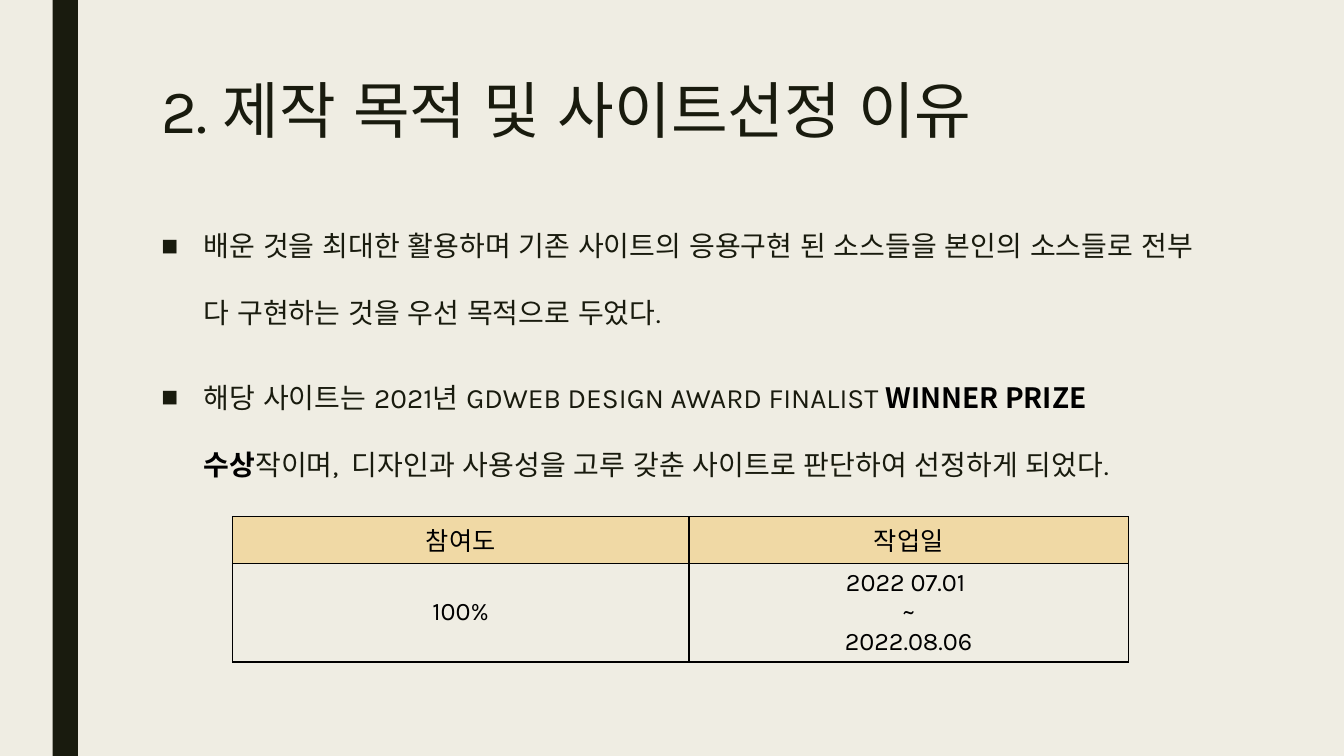
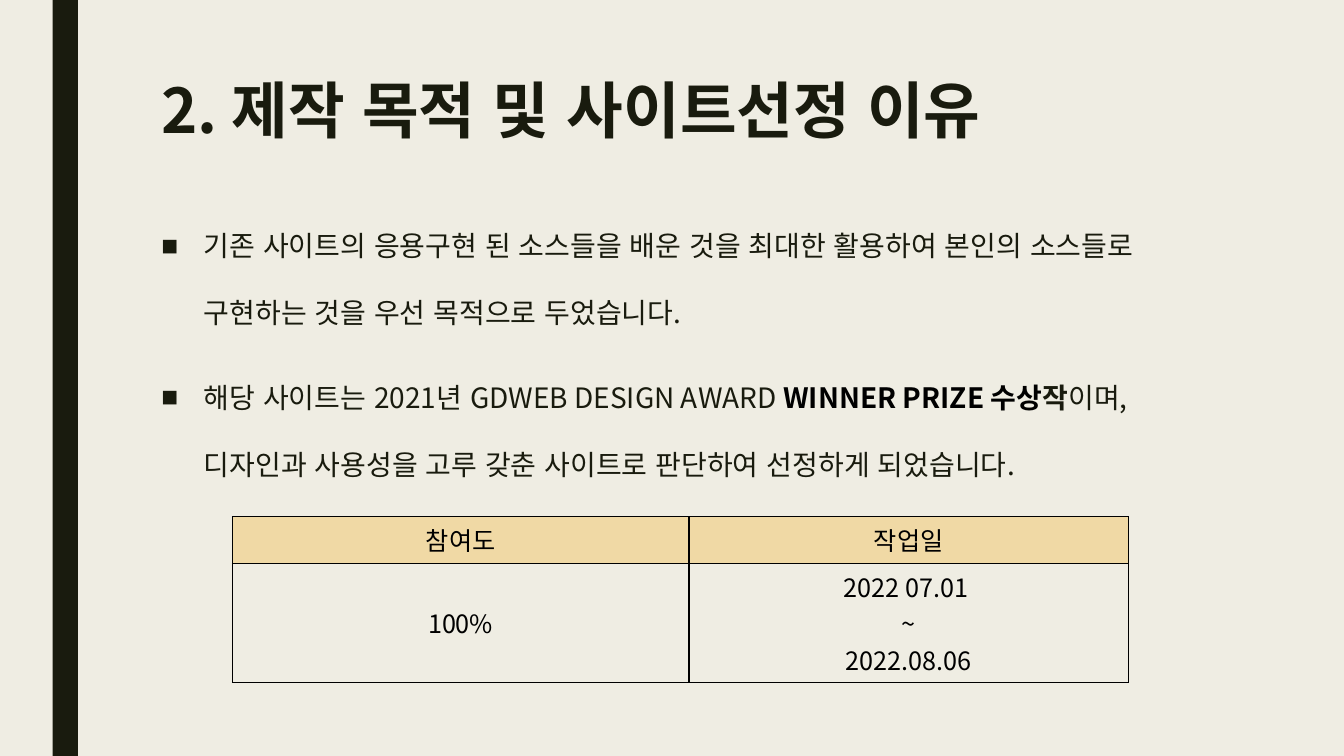
Before and after one commit to JKM0722/JKM_exec01, a slide deck: slide 4 of 001/가이드문서/Assuretee.pptx. Drawn at 1344x756 pixels with LibreOffice and Linux fonts; fonts in the diff are those of the drawing. Boxes give left, top, right and bottom in pixels: in the first picture for what was removed or moved away, otherwise in the second. Text is boxed around its words. In the diff, an @@ line names an element or a change of style, - is before the commit and + after.

```diff
--- a/001/가이드문서/Assuretee.pptx
+++ b/001/가이드문서/Assuretee.pptx
@@ title "2. 제작 목적 및 사이트선정 ..." at [161,81,980,139]: font Karla to Noto Sans CJK KR, bold on @@
@@ text at [204,232,1133,478]: text changed; font Karla to Noto Sans CJK KR @@
-■ 배운 것을 최대한 활용하며 기존 사이트의 응용구현 된 소스들을 본인의 소스들로 전부 다 구현하는 것을 우선 목적으로 두었다.
-■ 해당 사이트는 2021년 GDWEB DESIGN AWARD FINALIST WINNER PRIZE 수상작이며, 디자인과 사용성을 고루 갖춘 사이트로 판단하여 선정하게 되었다.
+■ 기존 사이트의 응용구현 된 소스들을 배운 것을 최대한 활용하여 본인의 소스들로 구현하는 것을 우선 목적으로 두었습니다.
+■ 해당 사이트는 2021년 GDWEB DESIGN AWARD WINNER PRIZE 수상작이며, 디자인과 사용성을 고루 갖춘 사이트로 판단하여 선정하게 되었습니다.
@@ table at [233,517,1129,675] @@
@@ font Karla to Noto Sans CJK KR @@
```
Also in this commit, not shown: 5 other slides changed, 1 other file.
